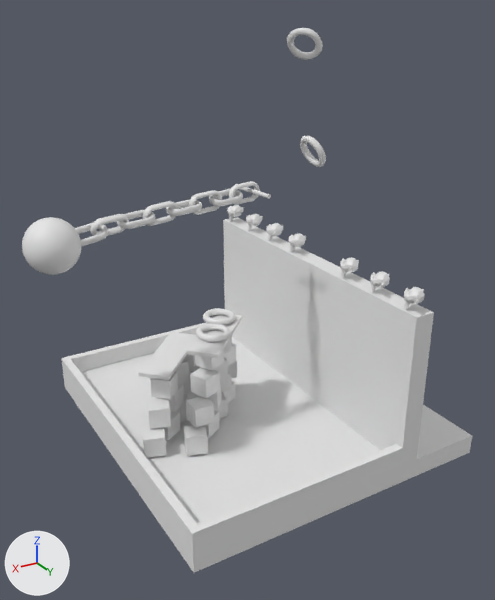
Before and after pictures for a commit that changed the glTF model scenes/wrecking_ball/wrecking_ball.gltf.
One viewpoint serves both versions: a camera (50 mm lens) standing at (32.5, 54.5, 39.3) and looking at (1.5, 2.8, 13.5). Lighting does not change. The marker at lower left points along +X, +Y and +Z. The older version comes first. Where no turn or scale is listed for an object, it has been applied to the vertices.
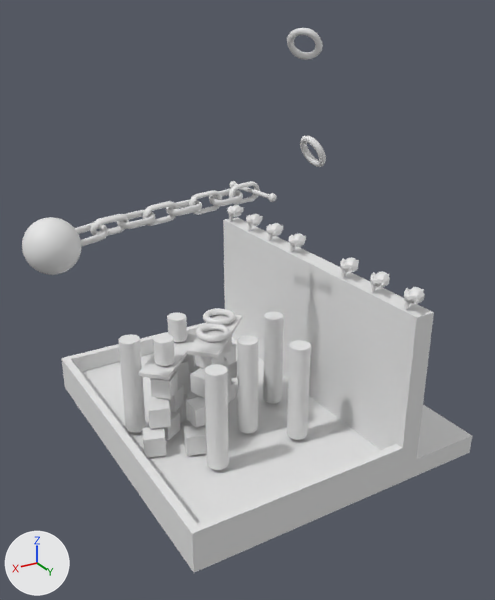
Location of each change, [x1, y1, x2, y2] in pixels of the pictures (495 x 600 px):
'Cylinder.001', added
    after: [205, 364, 229, 470]
'Cylinder.006', added
    after: [287, 340, 311, 440]
'Cylinder.003', added
    after: [119, 334, 146, 432]
'Cylinder.005', added
    after: [237, 335, 258, 434]
'Cylinder.004', added
    after: [263, 312, 284, 404]
'Cylinder.007', added
    after: [153, 334, 175, 366]
'Cylinder.008', added
    after: [167, 313, 187, 342]
'Sphere.001', added
    after: [268, 193, 277, 202]

Patch to the scene script:
```diff
--- a/scenes/wrecking_ball/wrecking_ball.gltf.py
+++ b/scenes/wrecking_ball/wrecking_ball.gltf.py
@@ me_sphere_001 @@
+me_sphere_001.from_pydata(...)  # 482 vertices, 960 faces; spans x -0.372..0.372, y -0.374..0.374, z -0.374..0.374
@@ me_cylinder_008 @@
+me_cylinder_008.from_pydata(...)  # a 32-sided cylinder along z spanning x -0.95..0.95, y -1.0..1.0, z -1.21..1.21
@@ me_cylinder_006 @@
+me_cylinder_006.from_pydata(...)  # a 32-sided cylinder along z spanning x -1.0..1.0, y -1.0..1.0, z -4.9..4.9
@@ me_cylinder_005 @@
+me_cylinder_005.from_pydata(...)  # a 32-sided cylinder along z spanning x -1.0..1.0, y -1.0..1.0, z -4.9..4.9
@@ me_cylinder_004 @@
+me_cylinder_004.from_pydata(...)  # a 32-sided cylinder along z spanning x -1.0..1.0, y -1.0..1.0, z -4.9..4.9
@@ me_cylinder_003 @@
+me_cylinder_003.from_pydata(...)  # a 32-sided cylinder along z spanning x -1.0..1.0, y -1.0..1.0, z -4.9..4.9
@@ me_cylinder @@
+me_cylinder.from_pydata(...)  # a 32-sided cylinder along z spanning x -1.0..1.0, y -1.0..1.0, z -4.9..4.9
@@ ob_sphere_001 @@
+ob_sphere_001 = bpy.data.objects.new('Sphere.001', me_sphere_001)
+ob_sphere_001.location = (-0.4, 4.1, 23.5)
@@ ob_cylinder_008 @@
+ob_cylinder_008 = bpy.data.objects.new('Cylinder.008', me_cylinder_008)
+ob_cylinder_008.location = (6.0, -3.5, 9.1)
@@ ob_cylinder_007 @@
+ob_cylinder_007 = bpy.data.objects.new('Cylinder.007', me_cylinder_008.copy())
+ob_cylinder_007.location = (9.2, 0.4, 9.1)
@@ ob_cylinder_006 @@
+ob_cylinder_006 = bpy.data.objects.new('Cylinder.006', me_cylinder_006)
+ob_cylinder_006.location = (-1.1, 8.1, 5.4)
@@ ob_cylinder_005 @@
+ob_cylinder_005 = bpy.data.objects.new('Cylinder.005', me_cylinder_005)
+ob_cylinder_005.location = (2.5, 4.7, 5.4)
@@ ob_cylinder_004 @@
+ob_cylinder_004 = bpy.data.objects.new('Cylinder.004', me_cylinder_004)
+ob_cylinder_004.location = (-2.6, 1.3, 5.4)
@@ ob_cylinder_003 @@
+ob_cylinder_003 = bpy.data.objects.new('Cylinder.003', me_cylinder_003)
+ob_cylinder_003.location = (12.0, -1.3, 5.4)
@@ ob_cylinder_001 @@
+ob_cylinder_001 = bpy.data.objects.new('Cylinder.001', me_cylinder)
+ob_cylinder_001.location = (7.8, 8.2, 5.4)
```
